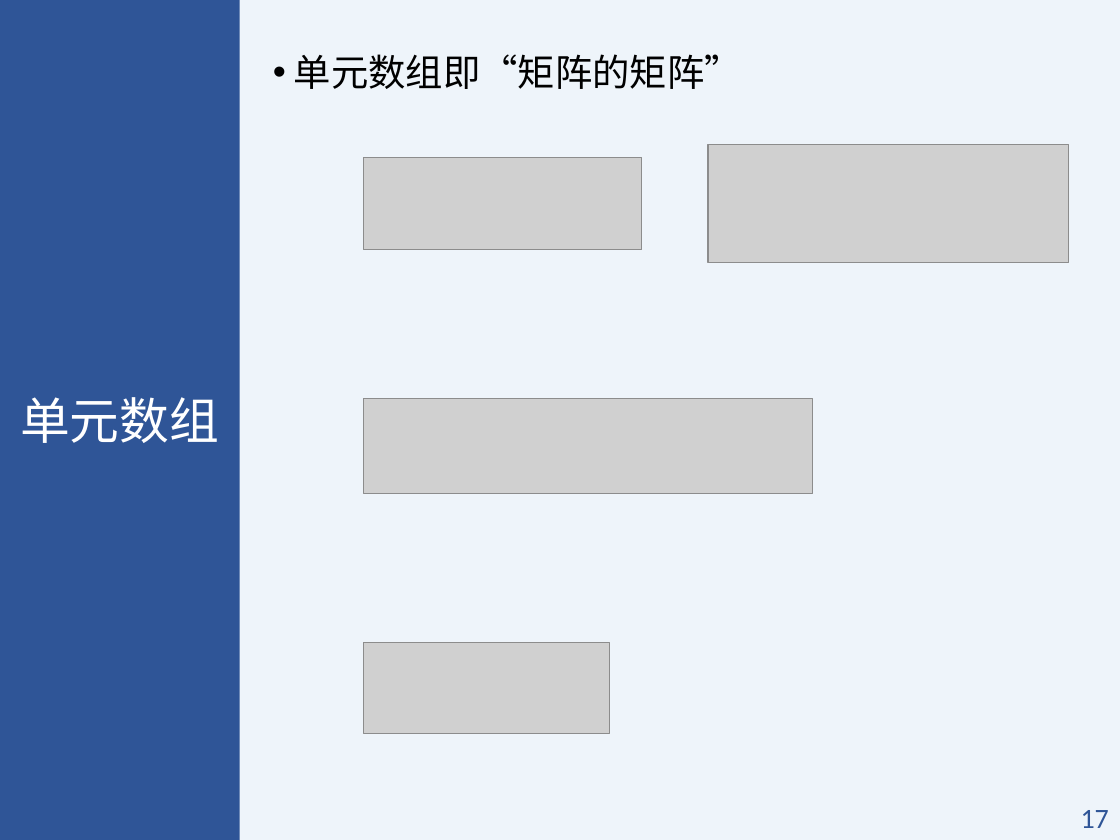
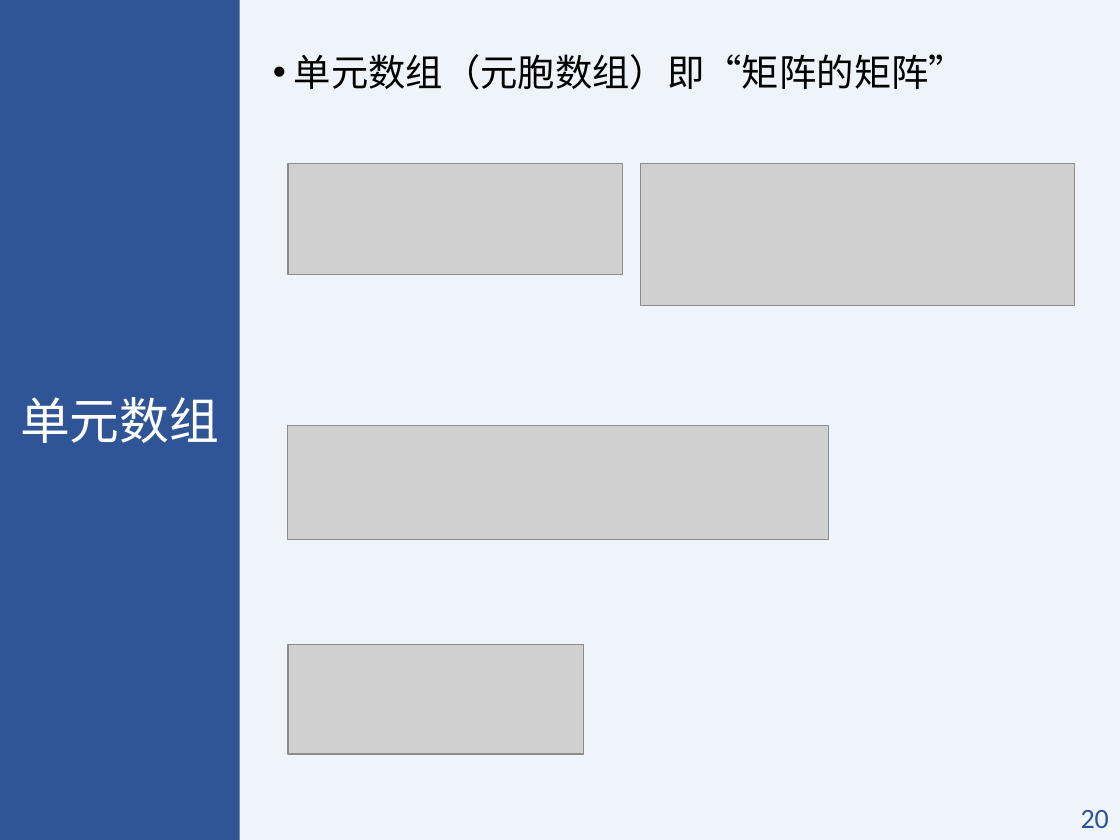
Before and after one commit to BIMK/MATLAB, a slide deck: slide 20 of slides/第1讲.pptx (slide 17 before the commit). Drawn at 1120x840 pixels with LibreOffice and Linux fonts; fonts in the diff are those of the drawing; grey boxes stand for pictures. Boxes give left, top, right and bottom in pixels: in the first picture for what was removed or moved away, otherwise in the second. Text is boxed around its words. In the diff, an @@ line names an element or a change of style, - is before the commit and + after.

```diff
--- a/slides/第1讲.pptx
+++ b/slides/第1讲.pptx
@@ text at <box>294,54,966,90</box>: text changed @@
-• 单元数组即“矩阵的矩阵”
+• 单元数组（元胞数组）即“矩阵的矩阵”
@@ picture: place and size @@
-picture at <box>364,157,643,250</box>
+picture at <box>288,164,623,274</box>
@@ picture: place and size @@
-picture at <box>708,144,1068,263</box>
+picture at <box>641,164,1074,306</box>
@@ picture: place and size @@
-picture at <box>364,399,813,494</box>
+picture at <box>288,426,829,540</box>
@@ picture: place and size @@
-picture at <box>364,642,609,732</box>
+picture at <box>288,645,584,755</box>
@@ page number at <box>1081,810,1109,828</box>: text changed @@
-17
+20
```
Also in this commit, not shown: 19 other slides changed, 5 slides added, 7 other files.
